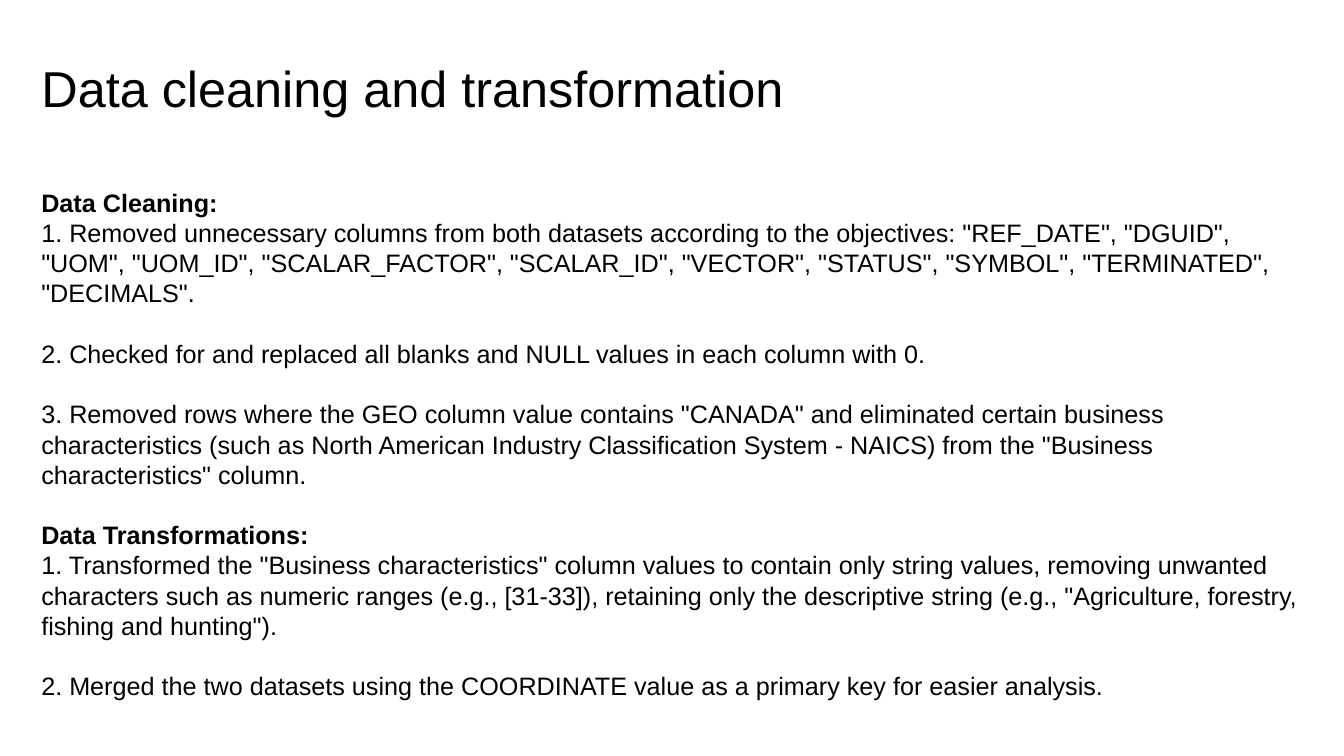
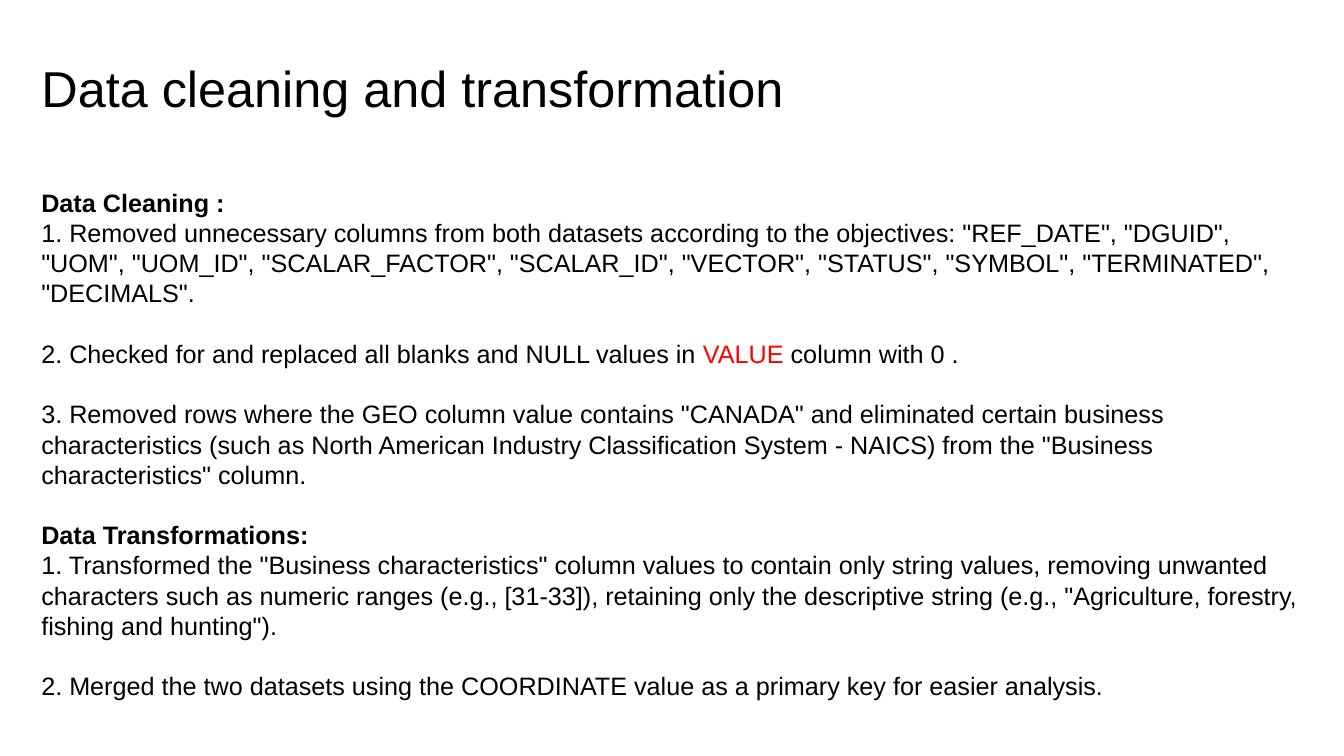
Before and after one commit to rajprasadshrestha/groupassignments, a slide deck: slide 7 of bigdatafundamentals/Presentation5.pptx. Drawn at 1344x756 pixels with LibreOffice and Linux fonts; fonts in the diff are those of the drawing. Boxes give left, top, right and bottom in pixels: in the first picture for what was removed or moved away, otherwise in the second. Text is boxed around its words. In the diff, an @@ line names an element or a change of style, - is before the commit and + after.

```diff
--- a/bigdatafundamentals/Presentation5.pptx
+++ b/bigdatafundamentals/Presentation5.pptx
@@ text at box(41, 193, 209, 217): spaces changed @@
-Data Cleaning:
+Data Cleaning :
@@ text at box(41, 344, 945, 369): text changed @@
-2. Checked for and replaced all blanks and NULL values in each column with 0.
+2. Checked for and replaced all blanks and NULL values in VALUE column with 0 .
```
Also in this commit, not shown: 8 other slides changed, 43 other files.
